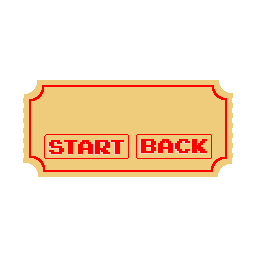
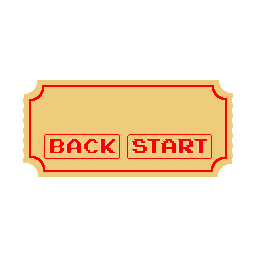
The second 256x256 image is a revision of the first. Changes to its layers:
renamed "Layer 4" to "Layer 7", painted on it over [44, 134, 207, 159]
